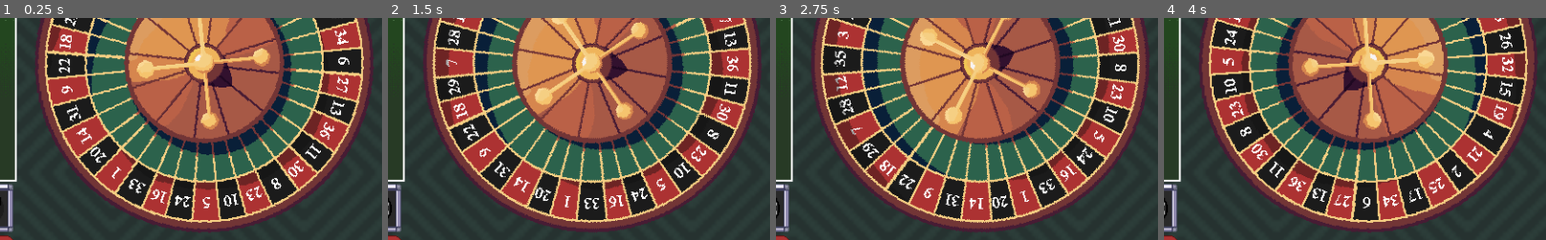
Above: before the commit, frames 1-4 (left to right).
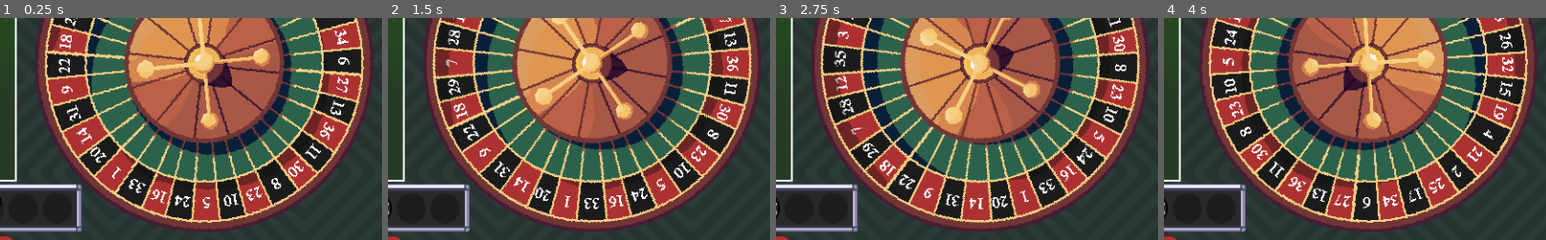
Above: after the commit, the same moments.

Repository: wonderdip/roulette-roguelike
Game: Godot game, scene res://scenes/roulette.tscn
Same seed, same stepped clock (60 frames per second), same inputs: the game is played once before the commit and once after it.
Inputs (mouse positions are % of the whole screen's width and height, from its top left):
- Up to frame 1 (0.25 s): no input
- Up to frame 2 (1.5 s): click "Run info" at 0.5 s; click "Run info" at 1.25 s
- Up to frame 3 (2.75 s): click "Run info" at 2 s
- Up to frame 4 (4 s): drag from (4, 72) to (86, 4) at 2.77 s; click (49, 87) at 3.5 s
The pictures show only the part of the screen within x 23-73%, y 30-79%; the shares and areas given below are measured in that part.

The runs differ from the first frame. In frame 1, 2.4% of the frame differs, in the area x 2-22%, y 74-97%; in frame 2, 2.4%; in frame 3, 2.4%; in frame 4, 2.4%.

Commit message:
tray is segmented now

Diff:
--- a/scenes/chip_case.tscn
+++ b/scenes/chip_case.tscn
@@ -1,14 +1,65 @@
-[gd_scene load_steps=3 format=3 uid="uid://ctwdx2eioe7ms"]
+[gd_scene load_steps=5 format=3 uid="uid://ctwdx2eioe7ms"]
 
 [ext_resource type="Script" uid="uid://bha6hsotmdgyw" path="res://scripts/chip_case.gd" id="1_d1ryc"]
-[ext_resource type="Texture2D" uid="uid://bvcf0y5grac1c" path="res://Assets/chip_tray.png" id="2_ehoyf"]
+[ext_resource type="Texture2D" uid="uid://lcqvoeekr5ri" path="res://Assets/tray_left_end.png" id="3_gno06"]
+[ext_resource type="Texture2D" uid="uid://cqosgr28tuo2v" path="res://Assets/tray_segment.png" id="4_noifd"]
+[ext_resource type="Texture2D" uid="uid://clxyou5kq03cu" path="res://Assets/tray_right_end.png" id="5_noifd"]
 
 [node name="ChipCase" type="Node2D"]
 script = ExtResource("1_d1ryc")
 
-[node name="Sprite2D" type="Sprite2D" parent="."]
-texture = ExtResource("2_ehoyf")
+[node name="TrayContainer" type="HBoxContainer" parent="."]
+unique_name_in_owner = true
+anchors_preset = 4
+anchor_top = 0.5
+anchor_bottom = 0.5
+offset_top = -24.0
+offset_right = 186.0
+offset_bottom = 24.0
+grow_vertical = 2
+theme_override_constants/separation = 0
 
-[node name="Marker2D" type="Marker2D" parent="Sprite2D"]
+[node name="TrayLeftEnd" type="TextureRect" parent="TrayContainer"]
 unique_name_in_owner = true
-position = Vector2(-68, 0)
+layout_mode = 2
+texture = ExtResource("3_gno06")
+stretch_mode = 2
+
+[node name="TrayMiddle" type="TextureRect" parent="TrayContainer"]
+unique_name_in_owner = true
+layout_mode = 2
+texture = ExtResource("4_noifd")
+stretch_mode = 2
+
+[node name="TrayMiddle2" type="TextureRect" parent="TrayContainer"]
+unique_name_in_owner = true
+layout_mode = 2
+texture = ExtResource("4_noifd")
+stretch_mode = 2
+
+[node name="TrayMiddle3" type="TextureRect" parent="TrayContainer"]
+unique_name_in_owner = true
+layout_mode = 2
+texture = ExtResource("4_noifd")
+stretch_mode = 2
+
+[node name="TrayMiddle4" type="TextureRect" parent="TrayContainer"]
+unique_name_in_owner = true
+layout_mode = 2
+texture = ExtResource("4_noifd")
+stretch_mode = 2
+
+[node name="TrayMiddle5" type="TextureRect" parent="TrayContainer"]
+unique_name_in_owner = true
+layout_mode = 2
+texture = ExtResource("4_noifd")
+stretch_mode = 2
+
+[node name="TrayRightEnd" type="TextureRect" parent="TrayContainer"]
+unique_name_in_owner = true
+layout_mode = 2
+texture = ExtResource("5_noifd")
+
+[node name="Marker2D" type="Marker2D" parent="TrayContainer"]
+unique_name_in_owner = true
+position = Vector2(25, 24)
--- a/scenes/roulette.tscn
+++ b/scenes/roulette.tscn
@@ -199,7 +199,7 @@
 texture_disabled = ExtResource("18_o21qx")
 
 [node name="ChipCase" parent="." instance=ExtResource("21_waas3")]
-position = Vector2(96, 324)
+position = Vector2(3, 324)
 
 [node name="Chips" type="Node2D" parent="."]
 script = ExtResource("21_bjn61")
--- a/scripts/chip_case.gd
+++ b/scripts/chip_case.gd
@@ -10,6 +10,7 @@
 func _ready() -> void:
 	start_pos = %Marker2D.global_position
 	spawn_chip_slots()
+	add_tray_segments(2)
 
 func get_slot_global_position(slot_number: int) -> Vector2:
 	return Vector2(
@@ -28,10 +29,16 @@
 				.set_delay(delay)
 
 func spawn_chip_slots() -> void:
-	for i in range(1, 6):
+	for i in range(1, Global.max_chips + 1):
 		var slot = ChipSlot.new()
 		slot.slot_number = i
 		slot.position = get_slot_global_position(i)
 		slot.case = self
 		slots.append(slot)
 		add_child(slot)
+
+func add_tray_segments(amount: int):
+	for i in range(0, amount):
+		var middle = %TrayMiddle.duplicate()
+		middle.show()
+		%TrayMiddle.add_sibling(middle, true)
--- a/scripts/global.gd
+++ b/scripts/global.gd
@@ -145,6 +145,7 @@
 var current_bets: Array[Bet] = []
 var current_chips: Array[PokerChip] = []
 
+var max_chips: int = 5
 var current_money: float
 @export var starter_money: int
 
Binary file changed: Assets/chip_tray.png
Binary file added: Assets/tray_left_end.png
Not shown, added: Assets/tray_left_end.png.import
Binary file added: Assets/tray_right_end.png
Not shown, added: Assets/tray_right_end.png.import
Binary file added: Assets/tray_segment.png
Not shown, added: Assets/tray_segment.png.import
